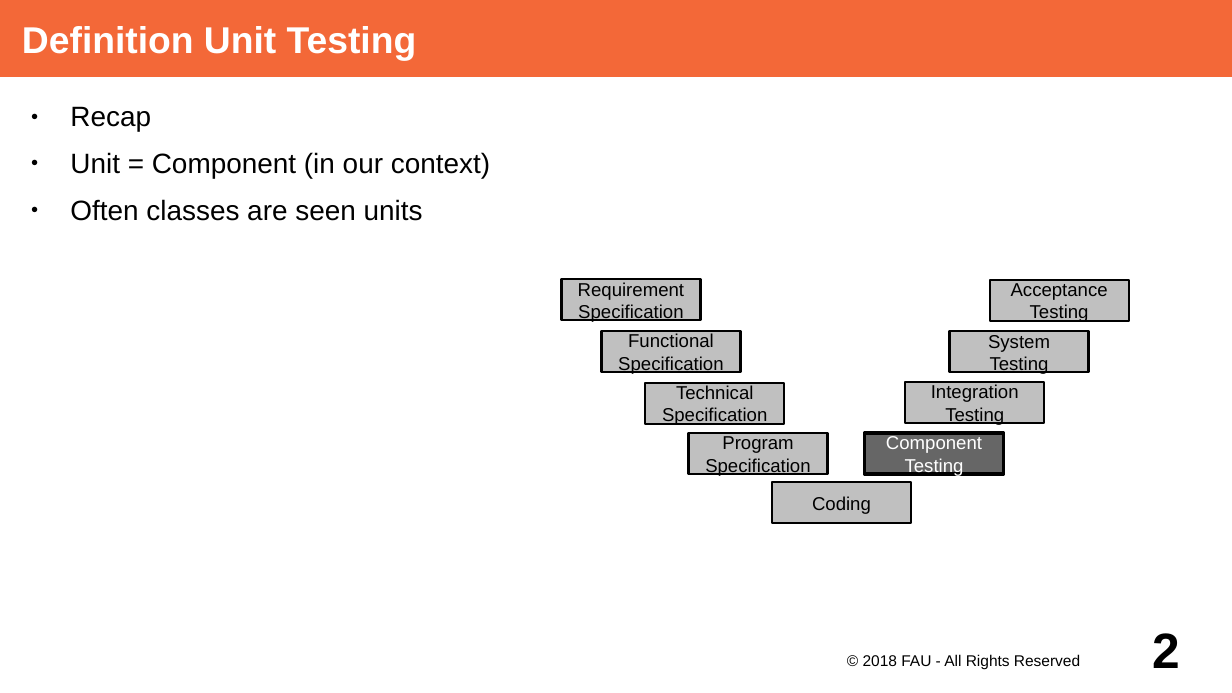
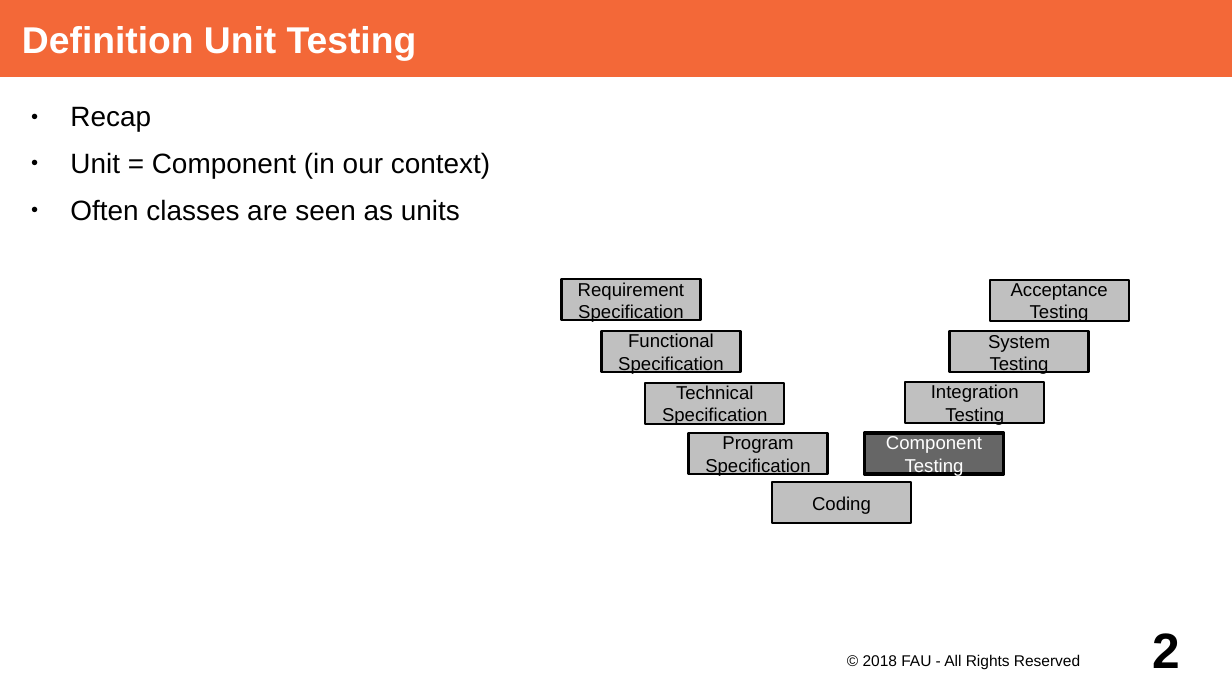
Before and after one commit to dirkriehle/adap-course, a slide deck: slide 2 of Lecture Slides/ADAP B02- Unit Testing with JUnit.odp. Drawn at 1232x693 pixels with LibreOffice and Linux fonts; fonts in the diff are those of the drawing. Boxes give left, top, right and bottom in pixels: in the first picture for what was removed or moved away, otherwise in the second. Text is boxed around its words. In the diff, an @@ line names an element or a change of style, - is before the commit and + after.

```diff
--- a/Lecture Slides/ADAP B02- Unit Testing with JUnit.odp
+++ b/Lecture Slides/ADAP B02- Unit Testing with JUnit.odp
@@ text at [70,199,460,221]: text changed @@
-● Often classes are seen units
+● Often classes are seen as units
```
Also in this commit, not shown: 4 other slides changed, 2 slides removed, 3 other files.
